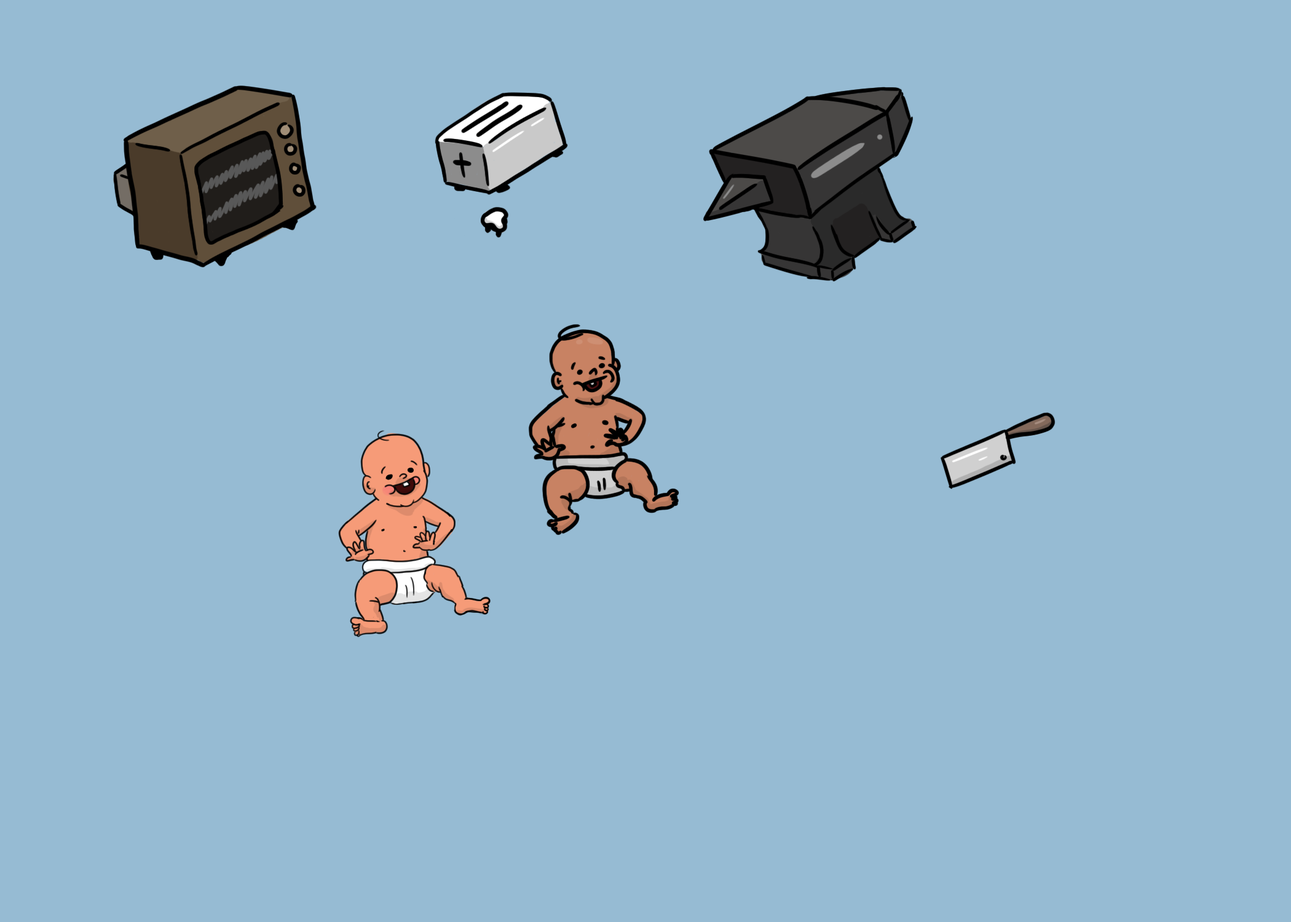
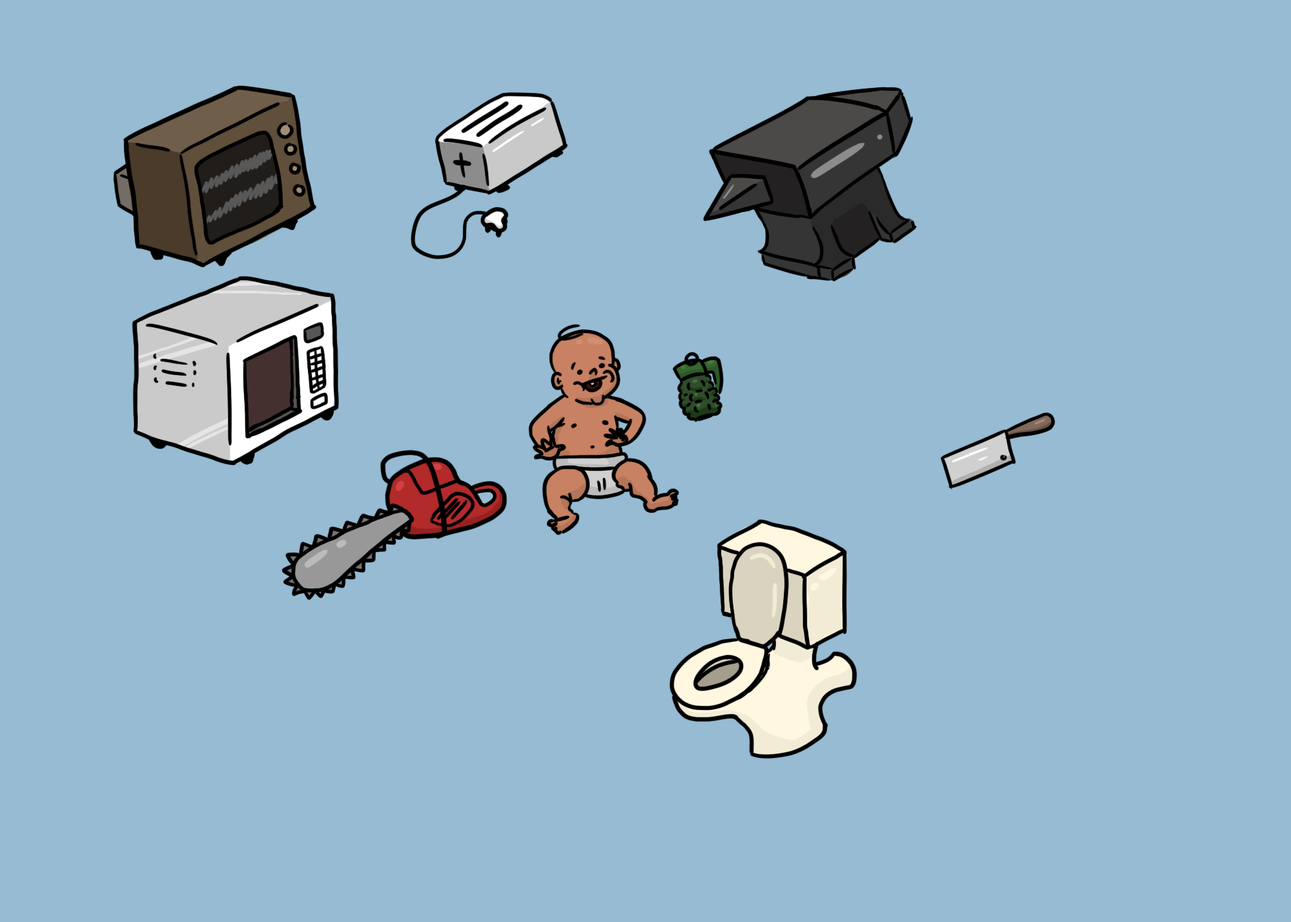
Comparing the layer stacks of the two 1291×922 images. Changes:
hid group "Baby" (3 layers) over [338, 429, 491, 638]
renamed "Layer 11" to "main", painted on it over [131, 184, 858, 760]
added layer "Layer 26" above "Layer 25" over [285, 505, 411, 597]
added layer "Layer 25" above "color" over [380, 449, 508, 541]
renamed "Layer 23" to "color", painted on it over [133, 207, 857, 759]
added layer "Layer 24" above "Ellipse 1" over [410, 184, 488, 260]
renamed "Layer 7" to "draft", hid it, opacity 60% → 20%, painted on it over [131, 218, 858, 759]
